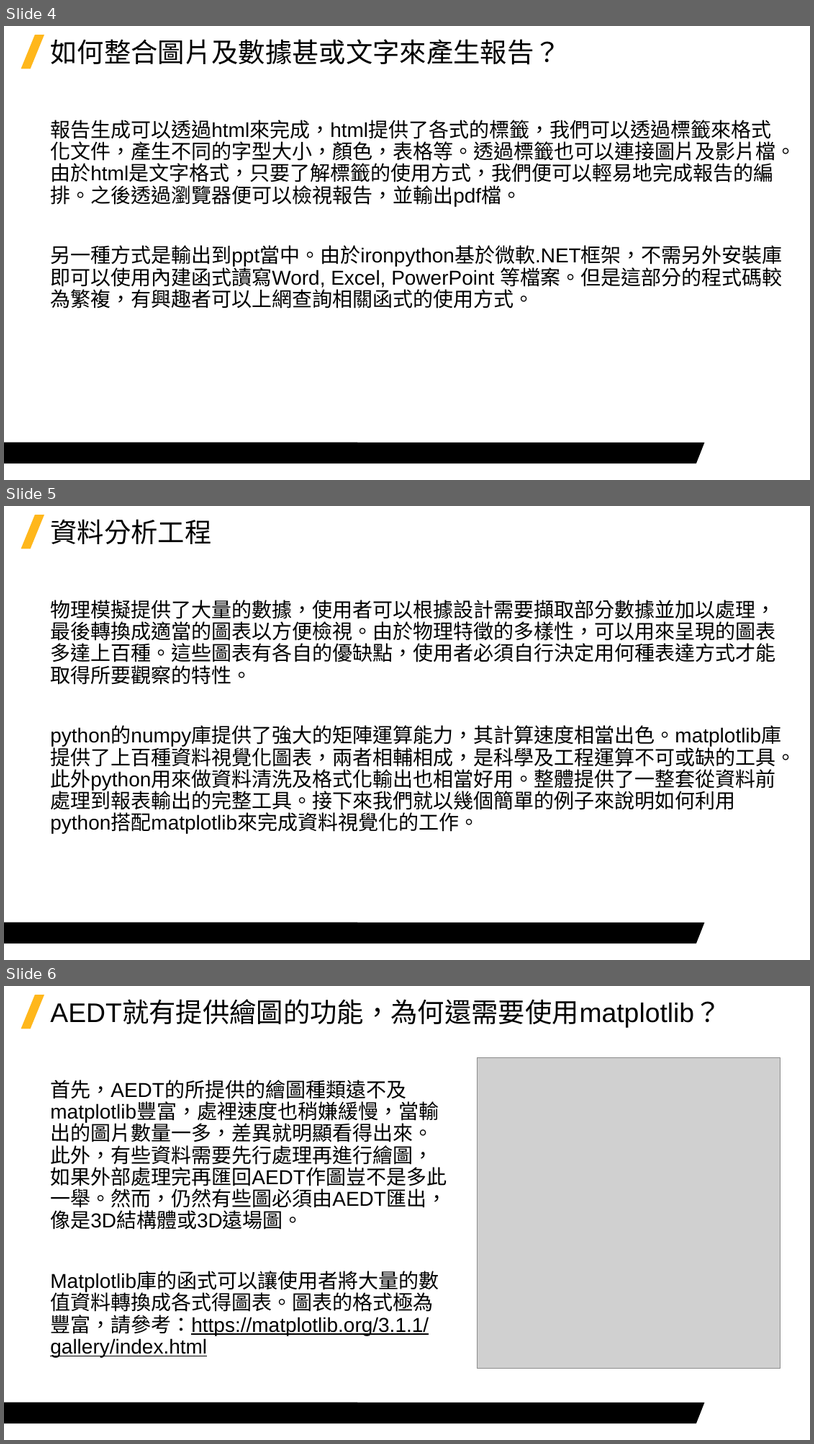
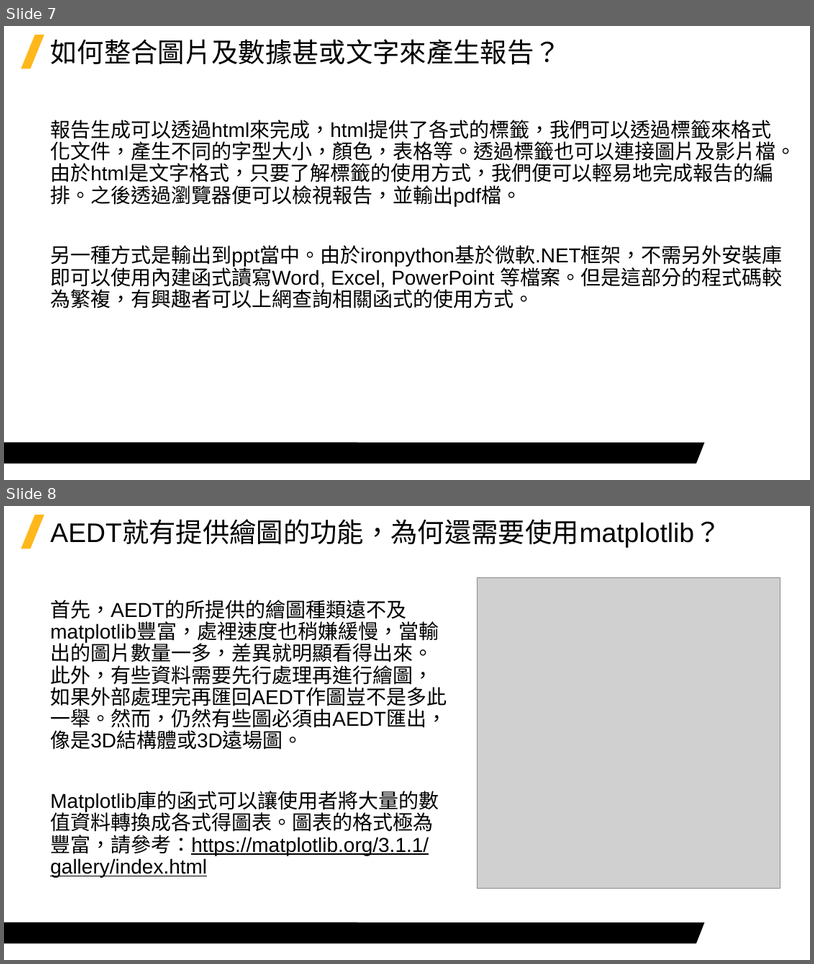
Before and after one commit to Jerrick-cheng/AEDT-Automation-Camp, a slide deck: 上課教材/Week7.pptx. Shown one above the other, each under a label of ours: slides 4, 5 and 6 before the commit, slides 7 and 8 after it. The pictures are 814x1444 and 814x964 pixels, drawn with LibreOffice and Linux fonts; fonts in the diff are those of the drawing; grey boxes stand for pictures; background and template pictures are left out. Boxes give left, top, right and bottom in pixels: in the first picture for what was removed or moved away, otherwise in the second. Text is boxed around its words. In the diff, an @@ line names an element or a change of style, - is before the commit and + after.

```diff
--- a/上課教材/Week7.pptx
+++ b/上課教材/Week7.pptx
@@ slide 5 removed at (x1=4, y1=506, x2=810, y2=960), background #FFFFFF; not listed: 2 template elements that a slide beside it also shows @@
@@ title removed at (x1=50, y1=519, x2=211, y2=544) @@
-資料分析工程
@@ text removed at (x1=50, y1=600, x2=796, y2=833) @@
-物理模擬提供了大量的數據，使用者可以根據設計需要擷取部分數據並加以處理，最後轉換成適當的圖表以方便檢視。由於物理特徵的多樣性，可以用來呈現的圖表多達上百種。這些圖表有各自的優缺點，使用者必須自行決定用何種表達方式才能取得所要觀察的特性。
-python的numpy庫提供了強大的矩陣運算能力，其計算速度相當出色。matplotlib庫提供了上百種資料視覺化圖表，兩者相輔相成，是科學及工程運算不可或缺的工具。此外python用來做資料清洗及格式化輸出也相當好用。整體提供了一整套從資料前處理到報表輸出的完整工具。接下來我們就以幾個簡單的例子來說明如何利用python搭配matplotlib來完成資料視覺化的工作。
@@ what was slide 4 is now slide 7 @@
@@ what was slide 6 is now slide 8 @@
```
Also in this commit, not shown: 3 slides added, 1 other file.
